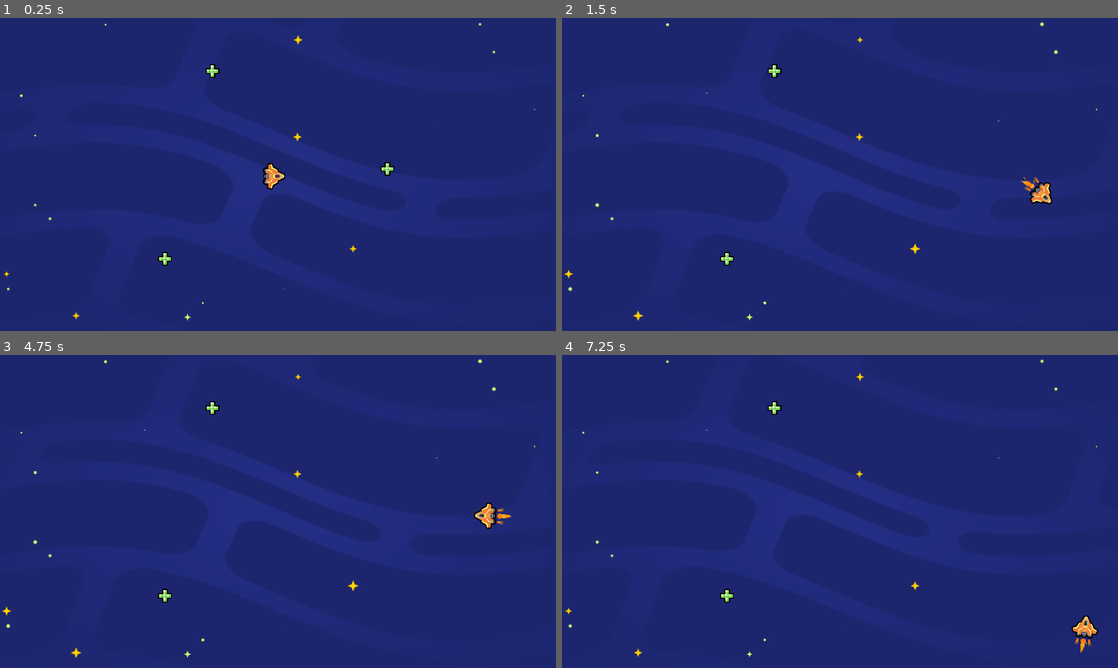
Above: before the commit, frames 1-4 (two rows, left to right).
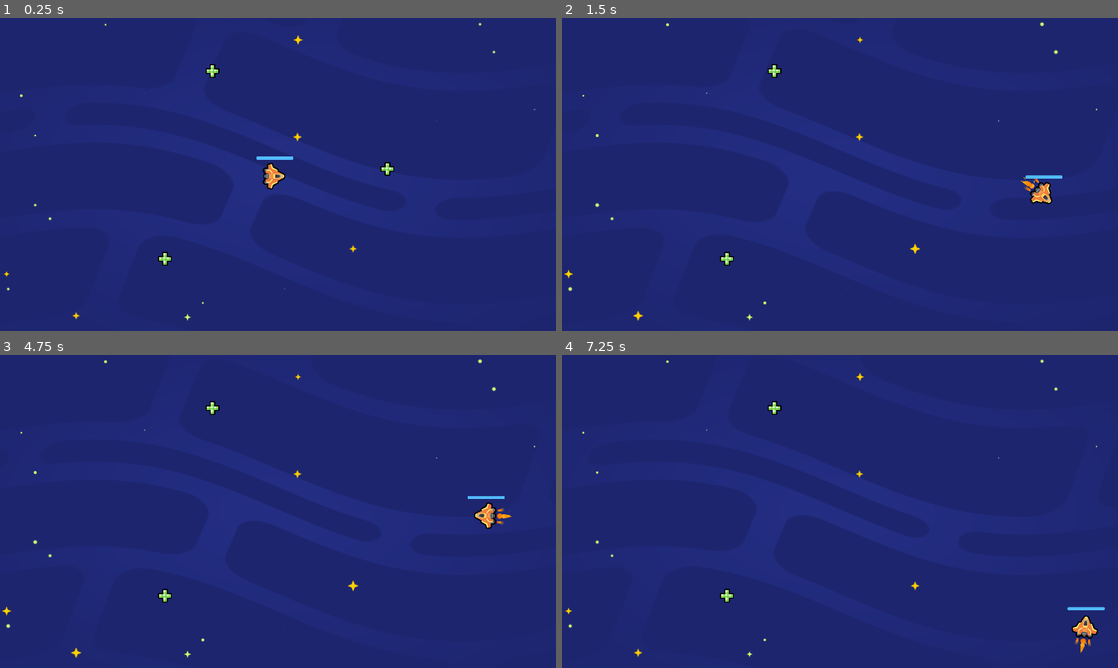
Above: after the commit, the same moments.

Repository: qzjo/2d-GameDev-Course
Game: Godot game, scene res://lessons/space_level.tscn
Two runs of this game, one before a commit and one after it. Both use one fixed random seed, a clock stepped at 60 frames per second and the inputs below.
Inputs:
- Up to frame 1 (0.25 s): no input
- Up to frame 2 (1.5 s): hold D (move_right) 0.53-1.28 s; hold S (move_down) from 1.28 s (still down)
- Up to frame 3 (4.75 s): release S (move_down) at 2.03 s; hold D (move_right) 2.03-2.78 s; hold W (move_up) 2.78-3.53 s; tap Enter at 3.5 s; hold A (move_left) from 3.53 s (still down)
- Up to frame 4 (7.25 s): release A (move_left) at 5.03 s; hold S (move_down) 5.03-5.78 s; hold D (move_right) 5.78-6.53 s; tap Space at 6.5 s; hold W (move_up) from 6.53 s (still down)

The runs differ from the first frame. In frame 1, less than 0.1% of the frame differs, in the area x 46-53%, y 44-46%; in frame 2, less than 0.1%; in frame 3, less than 0.1%; in frame 4, less than 0.1%, in the area x 90-98%, y 80-82%.

Commit message:
L4-Add-The-Health-Bar

Diff:
--- a/05.loot_it_all_workbook/lessons/ship.gd
+++ b/05.loot_it_all_workbook/lessons/ship.gd
@@ -20,4 +20,5 @@
 	position += velocity * delta
 
 	if velocity.length() > 0.0:
-		rotation = velocity.angle()
+		get_node("Sprite2D").rotation = velocity.angle()
+		#rotation = velocity.angle()
--- a/05.loot_it_all_workbook/lessons/ship.tscn
+++ b/05.loot_it_all_workbook/lessons/ship.tscn
@@ -7,6 +7,13 @@
 
 [sub_resource type="CircleShape2D" id="CircleShape2D_ml450"]
 radius = 47.1699
+
+[sub_resource type="StyleBoxFlat" id="StyleBoxFlat_xtyro"]
+bg_color = Color(0.321569, 0.733333, 1, 1)
+corner_radius_top_left = 4
+corner_radius_top_right = 4
+corner_radius_bottom_right = 4
+corner_radius_bottom_left = 4
 
 [node name="Ship" type="Area2D"]
 position = Vector2(997, 580)
@@ -29,3 +36,20 @@
 
 [node name="CollisionShape2D" type="CollisionShape2D" parent="."]
 shape = SubResource("CircleShape2D_ml450")
+
+[node name="UI" type="Control" parent="."]
+layout_mode = 3
+anchors_preset = 0
+offset_right = 40.0
+offset_bottom = 40.0
+
+[node name="ProgressBar" type="ProgressBar" parent="UI"]
+layout_mode = 0
+offset_left = -61.0
+offset_top = -68.0
+offset_right = 60.0
+offset_bottom = -57.0
+scale = Vector2(1.06069, 0.989517)
+theme_override_styles/fill = SubResource("StyleBoxFlat_xtyro")
+value = 100.0
+show_percentage = false
Not shown: 1 places in 05.loot_it_all_workbook/lessons/ship.tscn that only renumber resources
